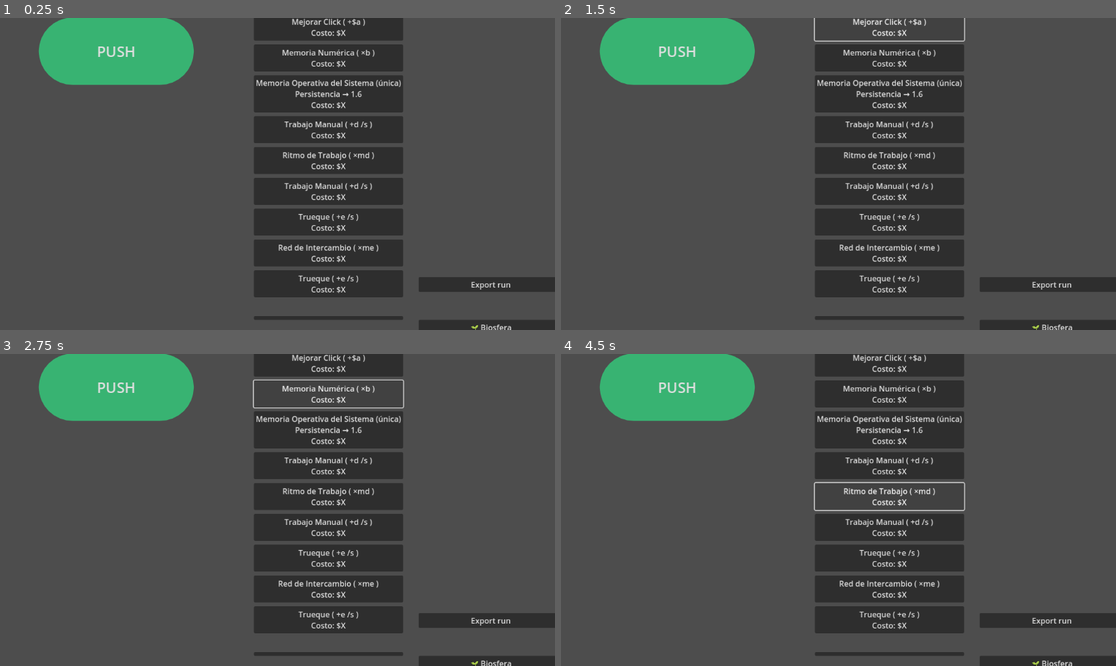
Above: before the commit, frames 1-4 (two rows, left to right).
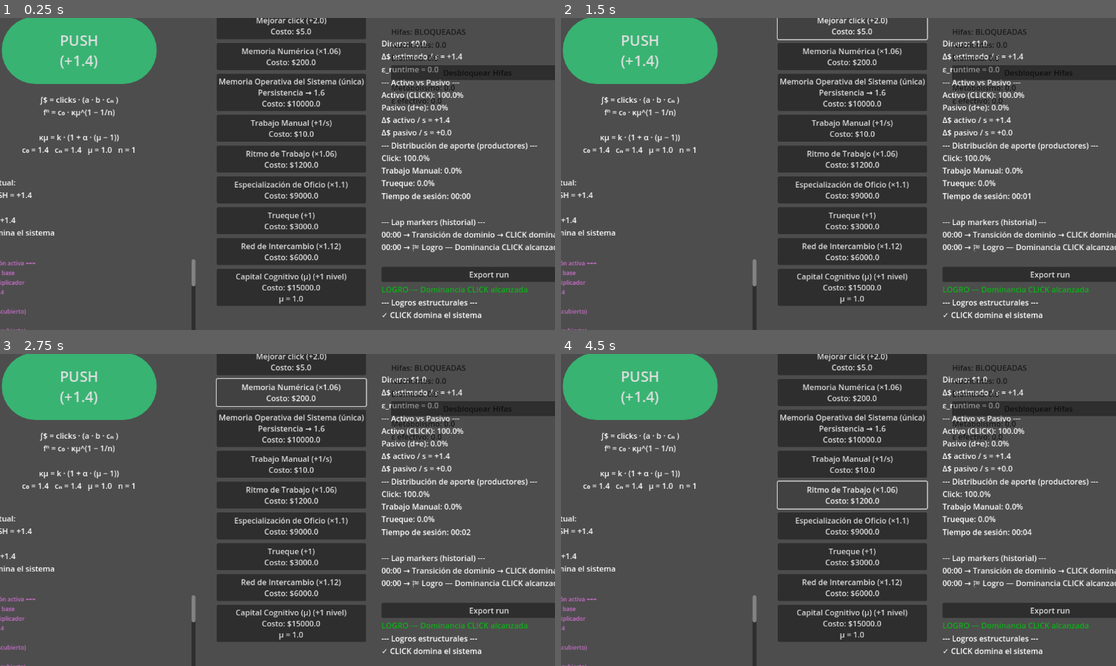
Above: after the commit, the same moments.

Repository: amurito/godot-idle-game
Game: Godot game, scene res://main.tscn
Same seed, same stepped clock (60 frames per second), same inputs: the game is played once before the commit and once after it.
Inputs:
- Up to frame 1 (0.25 s): no input
- Up to frame 2 (1.5 s): click "PUSH" (after the commit: "PUSH (+1.4)") at 0.5 s; click "Mejorar Click ( +$a ) Costo: …" (after the commit: "Mejorar click (+2.0) Costo: $…") at 1.25 s
- Up to frame 3 (2.75 s): click "Memoria Numérica ( ×b ) Costo…" (after the commit: "Memoria Numérica (×1.06) Cost…") at 2 s
- Up to frame 4 (4.5 s): click "Memoria Operativa del Sistema…" at 2.75 s; click "Trabajo Manual ( +d /s ) Cost…" (after the commit: "Trabajo Manual (+1/s) Costo: …") at 3.5 s; click "Ritmo de Trabajo ( ×md ) Cost…" (after the commit: "Ritmo de Trabajo (×1.06) Cost…") at 4.25 s

The runs differ from the first frame. In frame 1, 26% of the frame differs, in the area x 0-100%, y 0-100%; in frame 2, 26%; in frame 3, 26%; in frame 4, 26%.
Error before the commit: Parse Error: Expected indented block after "if" block. (res://main.gd:815)

Commit message:
v0.8 — ε→biomasa, μ fúngico, contabilidad básica

Diff:
--- a/fungi_ui.gd
+++ b/fungi_ui.gd
@@ -74,6 +74,10 @@
 func get_biomass() -> float:
 	return biomass
 
+func absorb_epsilon(epsilon_runtime):
+	var absorption = clamp(epsilon_runtime * 0.4, 0.0, epsilon_runtime)
+	epsilon_effective = epsilon_runtime - absorption
+	main.nutrientes += absorption * 5.0
 
 func update_ui():
 	if hifas_unlocked:
--- a/main.gd
+++ b/main.gd
@@ -125,7 +125,7 @@
 
 #
 ### DLC FUNGI — constantes
-const FUNGI_MU_BETA := 0.05   # fuerza del hongo (chico!)
+var FUNGI_MU_BETA := fungi_plasticity   # impacto en μ
 # =====================================================
 var epsilon_effective := 0.0
 
@@ -210,6 +210,7 @@
 @onready var cognitive_mu_label = $UIRootContainer/ProductionPanel/CapitalProductivoPanel/CognitiveMuLabel
 
 @onready var institution_panel_label = $UIRootContainer/RightPanel/ScrollContainer/VBoxContainer/InstitutionPanelLabel
+@onready var upgrade_accounting_button = $UIRootContainer/ProductionPanel/CapitalProductivoPanel/UpgradeAccountingButton
 
 @onready var fungi_ui_scene = preload("res://fungi.tscn")
 @onready var ui_root = $UIRootContainer
@@ -222,14 +223,14 @@
 	return click_value * click_multiplier * persistence_dynamic * get_mu_structural_factor()
 
 func get_auto_income_effective() -> float:
-	return income_per_second * auto_multiplier * manual_specialization * get_mu_structural_factor()
-
+	var base= income_per_second * auto_multiplier * manual_specialization * get_mu_structural_factor()* get_biomass_beta()
+	return base * (1.0 + accounting_level * 0.05)
 func get_trueque_raw() -> float:
 	return trueque_level * trueque_base_income * trueque_efficiency
 
 func get_trueque_income_effective() -> float:
-	return get_trueque_raw() * trueque_network_multiplier * get_mu_structural_factor()
-
+	var base= get_trueque_raw() * trueque_network_multiplier * get_mu_structural_factor()* get_biomass_beta()
+	return base * (1.0 + accounting_level * 0.05)
 
 func get_passive_total() -> float:
 	return get_auto_income_effective() + get_trueque_income_effective()
@@ -247,9 +248,47 @@
 	var mu_fungi := 1.0
 	if fungi_ui != null and fungi_ui.has_method("get_biomass"):
 		var b := float(fungi_ui.get_biomass())
-		mu_fungi = 1.0 + log(1.0 + b) * FUNGI_MU_BETA
+		mu_fungi = 1.0 + log(1.0 + b) * fungi_plasticity
 
 	return mu_base * mu_fungi
+# === GENES FÚNGICOS ===
+var fungi_absorption := 0.15   # cuánto ε se disipa
+var fungi_efficiency := 0.03   # fuerza de get_biomass_beta()
+var fungi_plasticity := 0.05   # cuánto afecta a μ
+# ===== BIOSFERA =====
+var biomasa := 0.0
+var nutrientes := 0.0
+var hifas := 0.0
+
+func get_biomass_beta() -> float:
+	return 1.0 + log(1.0 + biomasa) * fungi_efficiency
+#
+# =====================================================
+#  ACTUALIZACIÓN BIOSFERA v0.8DLC
+func update_biosphere(delta):
+	if hifas <= 0 or nutrientes <= 0:
+		return
+
+	var biomass_gain = hifas * sqrt(nutrientes) * 0.02 * delta
+	biomasa += biomass_gain
+
+	nutrientes -= biomass_gain * 0.5
+	nutrientes = max(nutrientes, 0)
+
+	var eps_absorbed = biomass_gain * fungi_absorption
+	epsilon_effective = max(0.0, epsilon_runtime - eps_absorbed)
+# =====================================================
+#  CÁLCULO HIFAS v0.8 DLC
+func compute_hifas() -> float:
+	var passive = get_passive_total()
+	if passive <= 0:
+		return 0.0
+	return pow(passive, 0.6)
+# =====================================================
+# CÁLCULO NUTRIENTES v0.8 DLC
+func update_nutrients(delta):
+	var absorbed := float(epsilon_runtime - epsilon_effective)
+	nutrientes += absorbed * 5.0 * delta
 
 # =====================================================
 #  FORMATO TEXTO FÓRMULA
@@ -812,25 +851,36 @@
 
 
 func _process(delta):
-	if fungi_ui:
-	epsilon_effective = fungi_ui.epsilon_effective
-else:
-	epsilon_effective = epsilon_runtime
+
+	# 1) economía base
 	apply_dynamic_persistence(delta)
-
 	delta_per_sec = get_passive_total()
-
 	run_time += delta
 	update_economy(delta)
 
-	# Cooldown estructural
+	# 2) calcular estrés real del sistema
+	update_epsilon_runtime()
+
+	if fungi_ui:
+		fungi_ui.absorb_epsilon(epsilon_runtime)
+		epsilon_effective = fungi_ui.epsilon_effective
+	else:
+		epsilon_effective = epsilon_runtime
+
+	update_nutrients(delta)
+	update_biosphere(delta)
+	hifas = compute_hifas()
+
+	# 6) cooldown estructural
 	if structural_cooldown > 0.0:
 		structural_cooldown -= delta
 		if structural_cooldown <= 0.0:
 			register_structural_baseline()
 
-	update_epsilon_runtime()
+	# 7) instituciones miran ε efectivo
 	check_institution_unlock()
+
+	# 8) UI
 	update_ui()
 
 
@@ -867,12 +917,16 @@
 	var t: float = clamp(n_struct / 40.0, 0.0, 1.0)
 	var target_ratio: float = lerp(0.8, 0.4, t)
 
-	var epsilon_comp: float = abs(active_ratio - target_ratio)
+	var epsilon_comp := float(abs(active_ratio - target_ratio))
+	epsilon_comp *= (1.0 - accounting_effect)
 
 	# -------------------------
 	# 3) Mezcla y memoria
 	# -------------------------
 	var epsilon_raw := epsilon_prod + epsilon_comp
+
+	var epsilon_complexity := 0.002 * n_struct * get_k_eff()
+	epsilon_raw += epsilon_complexity
 
 	# transición suave (inercia macroeconómica)
 	epsilon_runtime = lerp(epsilon_runtime, epsilon_raw, 0.08)
@@ -895,14 +949,14 @@
 	if institution_accounting_unlocked:
 		return
 
-
 	var p := get_structural_pressure()
-	if p > 15.0 and omega < 0.25 and epsilon_effective > 0.3:
+	if p > 15.0 and omega < 0.25 and epsilon_runtime > 0.3:
 		institution_accounting_unlocked = true
 		institutions_unlocked = true
 		omega = 0.1
 		add_lap("🏛️ Institución desbloqueada — Contabilidad Básica")
 		system_message_label.text = "El sistema se institucionaliza: nace la Contabilidad Básica"
+		on_institutions_unlocked()
 func get_accounting_cost() -> float:
 	return accounting_base_cost * pow(accounting_cost_scale, accounting_level)
 
@@ -1117,11 +1171,11 @@
 		upgrade_cognitive_button.visible = true
 
 	# botón de contabilidad
-		upgrade_trueque_network_button.visible = true
-		upgrade_trueque_network_button.text = "Contabilidad (+1)\nCosto: $%s" % str(round(get_accounting_cost()))
+	if institution_accounting_unlocked:
+		upgrade_accounting_button.visible = true
+		upgrade_accounting_button.text = "Contabilidad (+1)\nCosto: $" + str(round(get_accounting_cost()))
 	else:
-			institution_panel_label.visible = false
-			upgrade_cognitive_button.visible = true
+		upgrade_accounting_button.visible = false
 
 	# =====================================================
 	#  MÉTRICAS LABORATORIO
--- a/main.tscn
+++ b/main.tscn
@@ -176,8 +176,7 @@
 [node name="UpgradeCognitiveButton" type="Button" parent="UIRootContainer/ProductionPanel/CapitalProductivoPanel"]
 custom_minimum_size = Vector2(0, 56)
 layout_mode = 2
-text = "Trueque ( +e /s )
-Costo: $X
+text = "
 "
 
 [node name="CognitiveMuLabel" type="Label" parent="UIRootContainer/ProductionPanel/CapitalProductivoPanel"]
Not shown, added: manual_ingenieria_viva_v1.md
